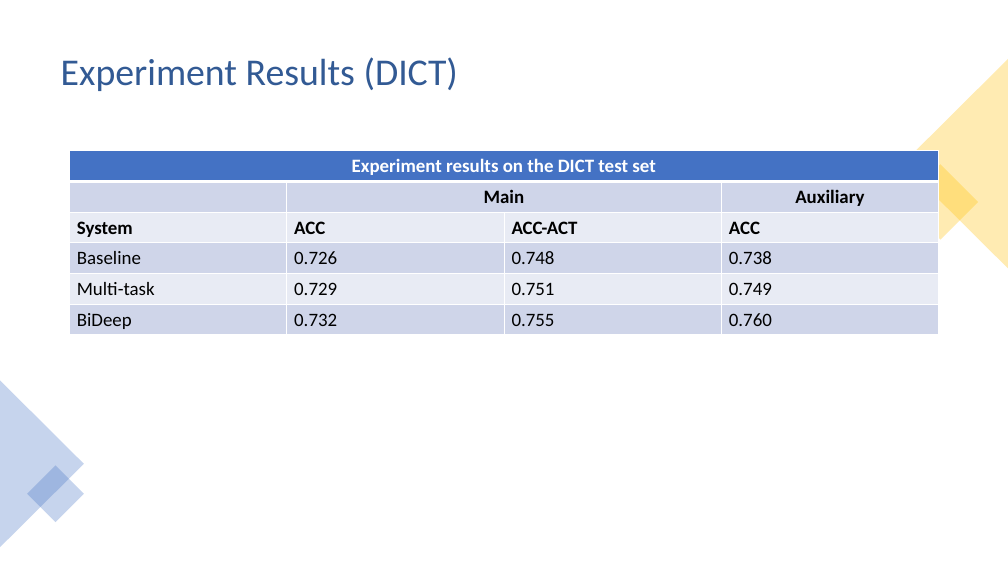
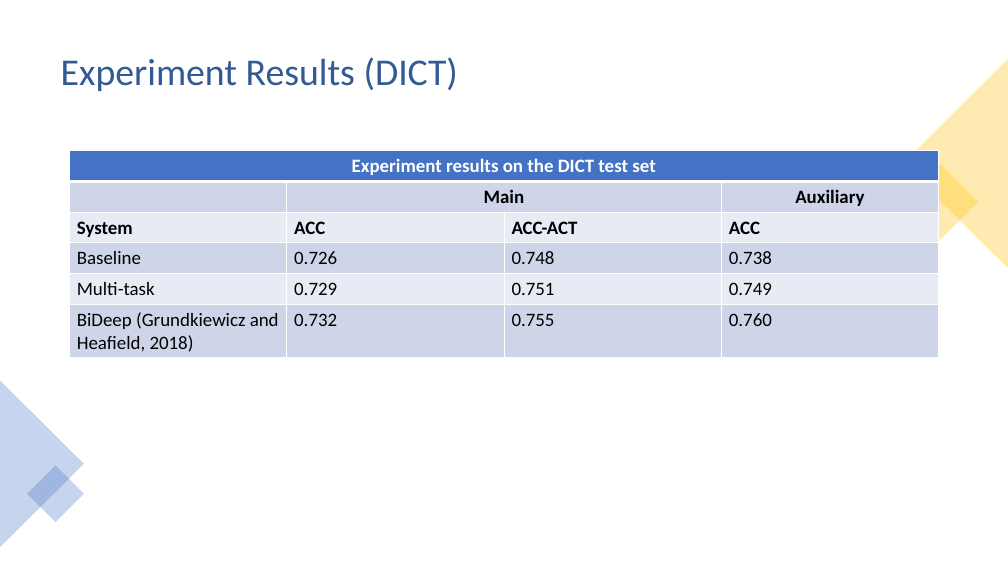
Before and after one commit to Lawhy/Lawhy.github.io, a slide deck: slide 13 of materials/aacl_presentation.pptx. Drawn at 1008x567 pixels with LibreOffice and Linux fonts; fonts in the diff are those of the drawing. Boxes give left, top, right and bottom in pixels: in the first picture for what was removed or moved away, otherwise in the second. Text is boxed around its words. In the diff, an @@ line names an element or a change of style, - is before the commit and + after.

```diff
--- a/materials/aacl_presentation.pptx
+++ b/materials/aacl_presentation.pptx
@@ table at [70,151,941,358] @@
-row 6, column 1: BiDeep
+row 6, column 1: BiDeep (Grundkiewicz and Heafield, 2018)
```
Also in this commit, not shown: 9 other slides changed, 2 slides added, 2 slides removed.
